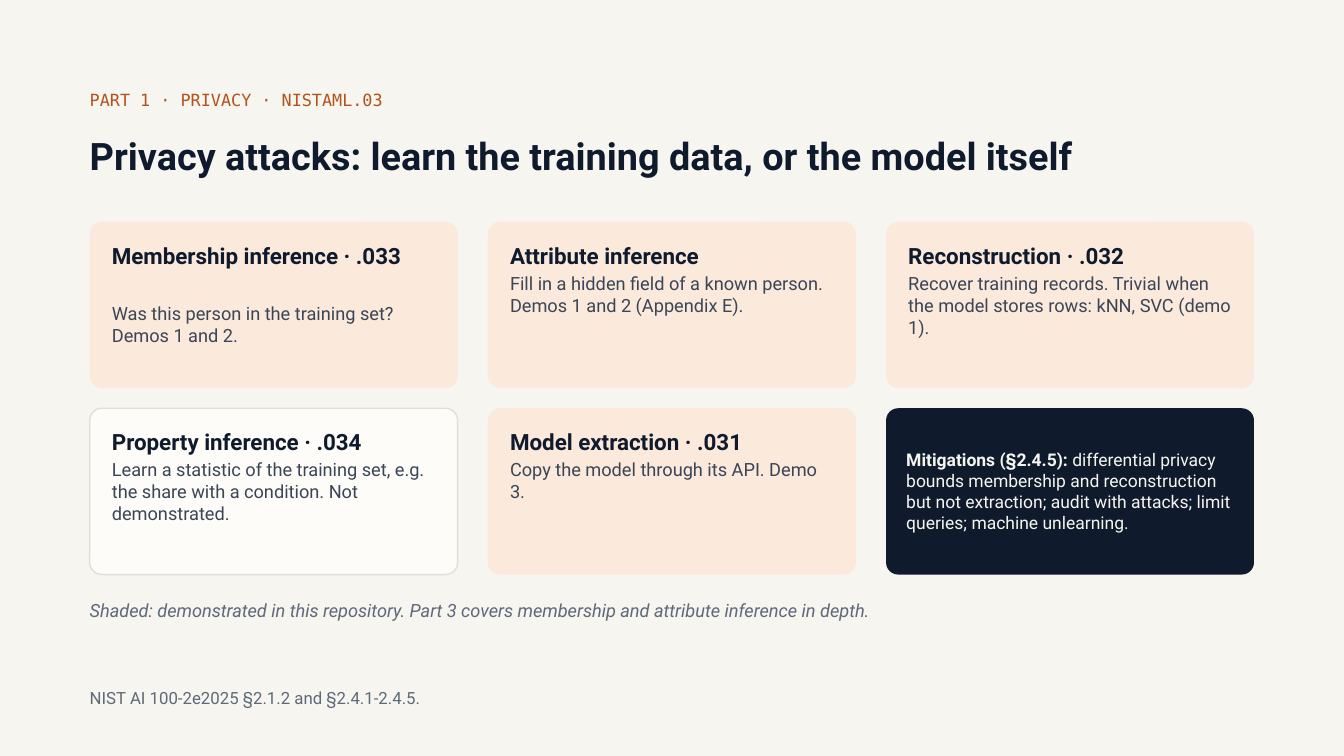
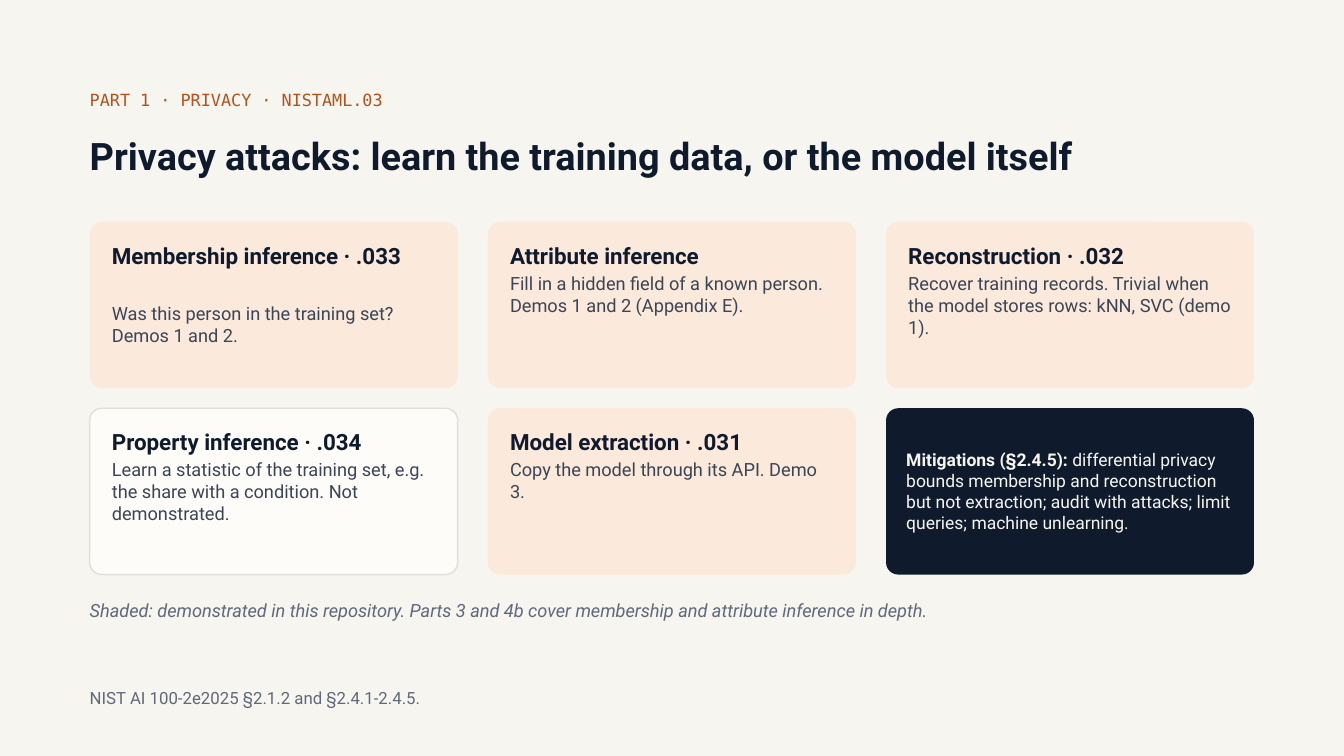
Before and after one commit to olonok69/graimatter_ML, a slide deck: slide 9 of docs/Adversarial_ML.pptx. Drawn at 1344x756 pixels with LibreOffice and Linux fonts; fonts in the diff are those of the drawing. Boxes give left, top, right and bottom in pixels: in the first picture for what was removed or moved away, otherwise in the second. Text is boxed around its words. In the diff, an @@ line names an element or a change of style, - is before the commit and + after.

Commit message:
Reorganise deck and guides for the video series
The deck grows to 53 slides with new slides for the NIST classes (part 4a
and 4b). The technical guide and presenter guide follow the four parts of
the series; Appendix B moves into Part 4 (sections 12-22) and a new
Appendix A maps guide, slides, videos and demos. Section references in the
README and the demo guides follow the new numbering.

```diff
--- a/docs/Adversarial_ML.pptx
+++ b/docs/Adversarial_ML.pptx
@@ text at bbox=[90, 603, 927, 621]: text changed @@
-Shaded: demonstrated in this repository. Part 3 covers membership and attribute inference in depth.
+Shaded: demonstrated in this repository. Parts 3 and 4b cover membership and attribute inference in depth.
```
Also in this commit, not shown: 15 other slides changed, 12 slides added, 8 other files.
